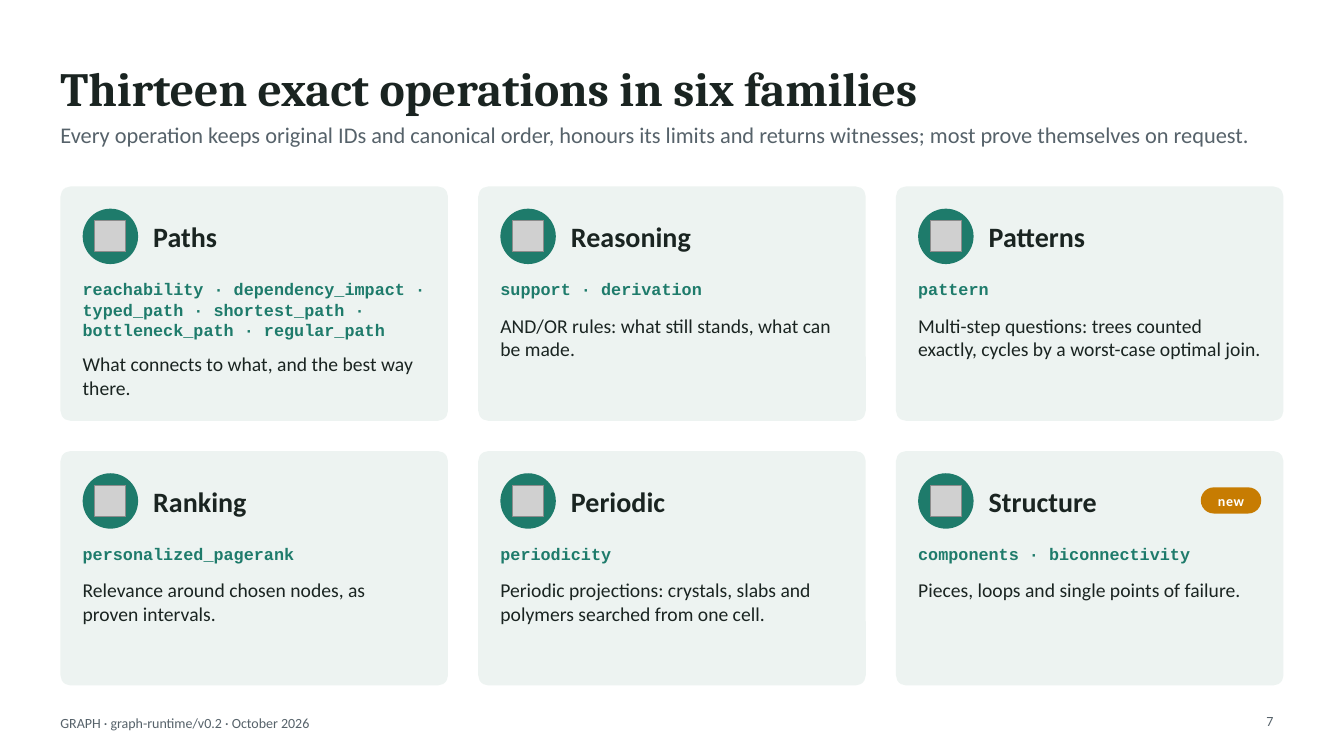
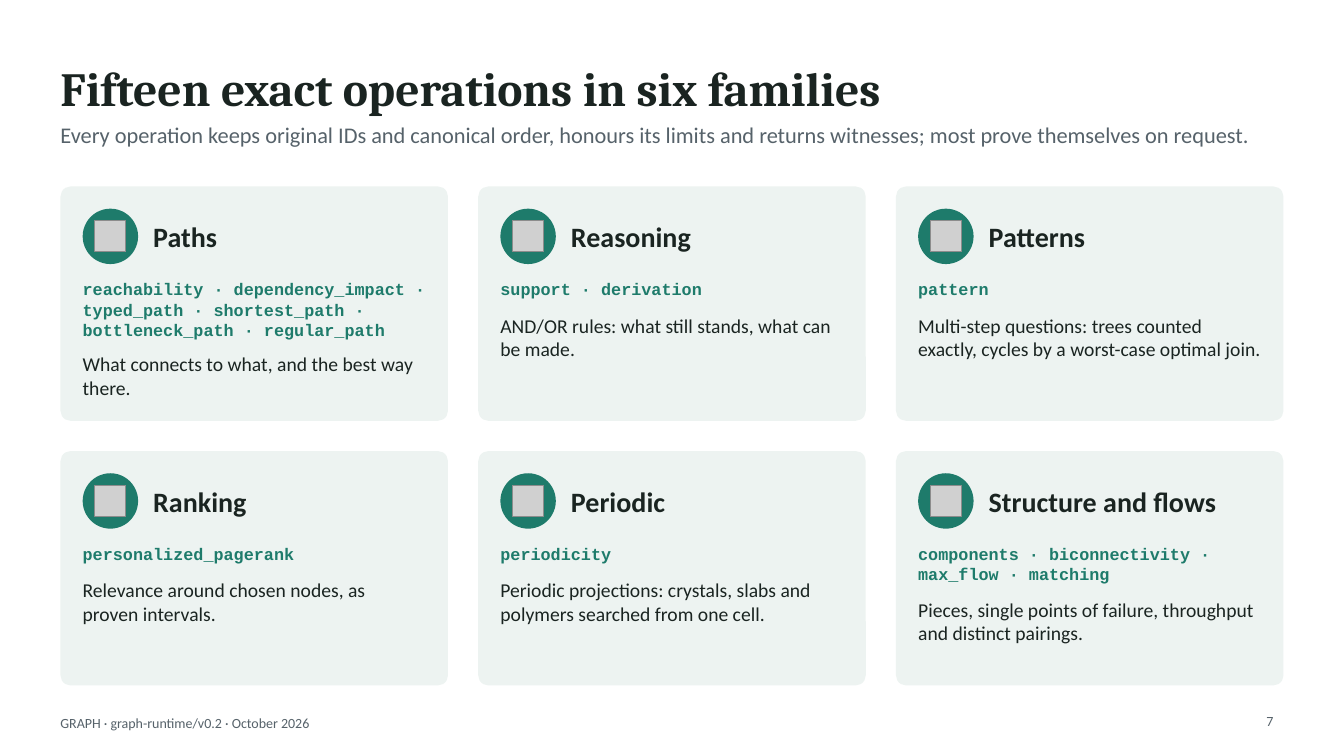
Before and after one commit to hlxin/graph, a slide deck: slide 7 of docs/GRAPH_slides.pptx. Drawn at 1344x756 pixels with LibreOffice and Linux fonts; fonts in the diff are those of the drawing; grey boxes stand for pictures. Boxes give left, top, right and bottom in pixels: in the first picture for what was removed or moved away, otherwise in the second. Text is boxed around its words. In the diff, an @@ line names an element or a change of style, - is before the commit and + after.

```diff
--- a/docs/GRAPH_slides.pptx
+++ b/docs/GRAPH_slides.pptx
@@ title at (60,72,881,116): text changed @@
-Thirteen exact operations in six families
+Fifteen exact operations in six families
@@ text at (989,492,1215,512): text changed @@
-Structure
+Structure and flows
@@ rounded rectangle removed at (1201,487,1261,513) @@
-new
@@ text at (918,548,1190,584): text changed @@
-components · biconnectivity
+components · biconnectivity · max_flow · matching
@@ text at (918,603,1254,644): text changed @@
-Pieces, loops and single points of failure.
+Pieces, single points of failure, throughput and distinct pairings.
```
Also in this commit, not shown: 8 other slides changed, 1 slide added, 3 other files.
